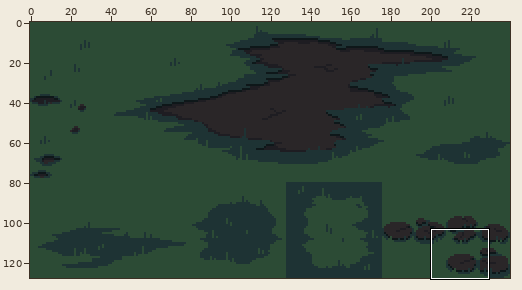
Sprite sheet, stored at Assets/Sprites/BG_Tiles.png. Above: a wide view before the commit, with the close-up outlined.
Close-up. Before the commit:
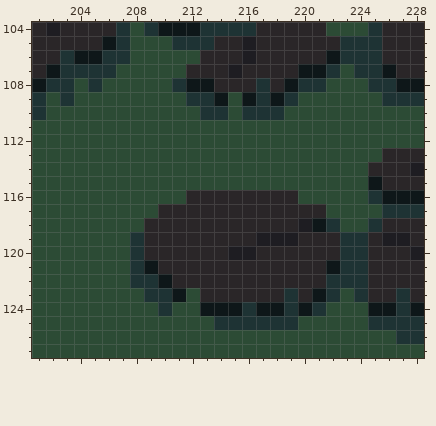
The file is 240x128 pixels. Shown: x 201..228, y 104..127.
The same view after the edit:
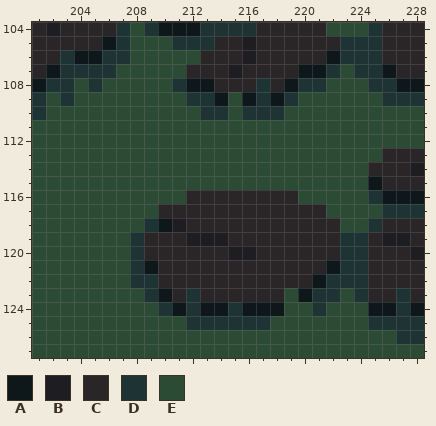
Palette (. is transparent): A #0e1719  B #1e1d22  C #2a2628  D #1e3334  E #2c4b35
Diff:
{"y":118,"x":209,"old":"CCC","new":"DAB"}
{"y":118,"x":220,"old":"BAD","new":"CCC"}
{"y":119,"x":212,"old":"CCC","new":"BBB"}
{"y":119,"x":217,"old":"BBB","new":"CCC"}
{"y":122,"x":210,"old":"A","new":"C"}
{"y":122,"x":221,"old":"C","new":"A"}
{"y":123,"x":210,"old":"DAE","new":"ACD"}
{"y":123,"x":219,"old":"DCA","new":"EAD"}
{"y":124,"x":211,"old":"EE","new":"AD"}
{"y":124,"x":215,"old":"AD","new":"DA"}
{"y":124,"x":219,"old":"DA","new":"EE"}
{"y":125,"x":212,"old":"EE","new":"DD"}
{"y":125,"x":218,"old":"DD","new":"EE"}
